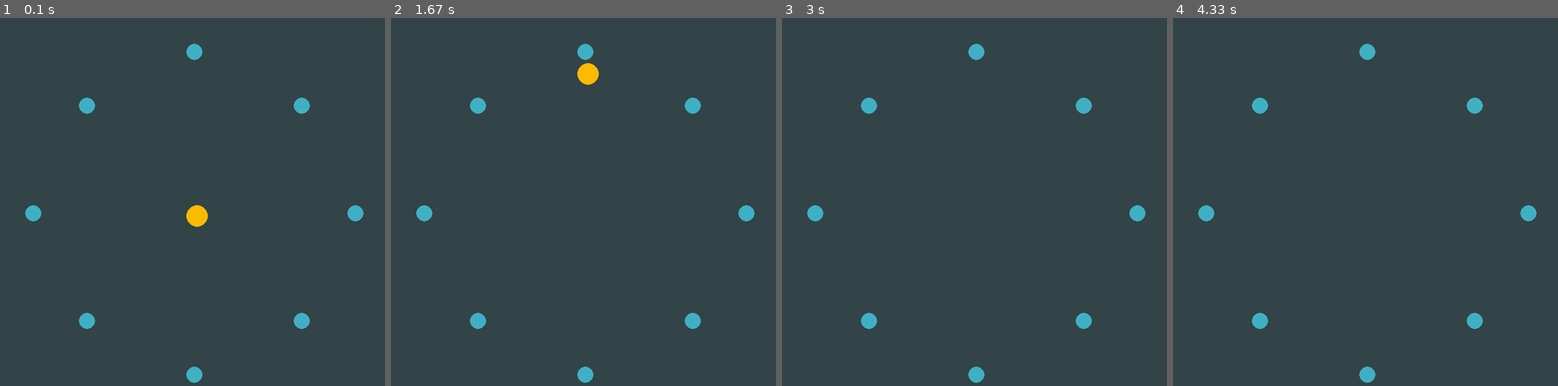
Above: before the commit, frames 1-4 (left to right).
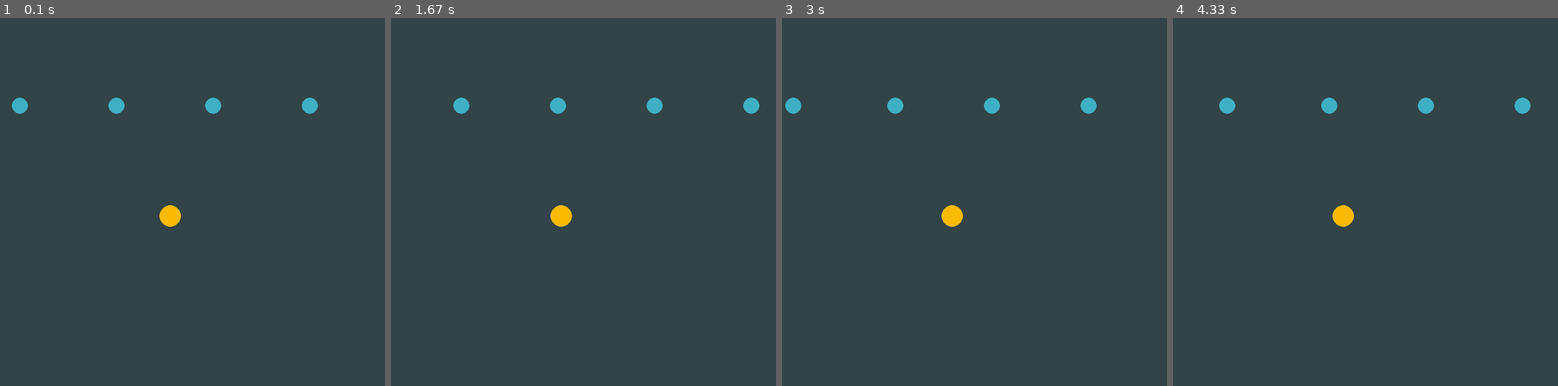
Above: after the commit, the same moments.

Repository: simkasafronova/PygameProject
Game: pygame game, started from main.py
The game is run twice, just before and just after one commit, with the same random seed, the same clock (stepped at 60 frames per second) and the same inputs.
Inputs:
- Up to frame 1 (0.1 s): no input
- Up to frame 2 (1.67 s): tap Space at 0.33 s
- Up to frame 3 (3 s): no input
- Up to frame 4 (4.33 s): no input

The runs differ from the first frame. In frame 1, 2.1% of the frame differs, in the area x 3-95%, y 7-100%; in frame 2, 2.2%, in the area x 6-96%, y 7-100%; in frame 3, 1.8%; in frame 4, 1.9%.

Commit message:
lots of MainBalls can be pushed OtherBalls are flying

Diff:
--- a/main.py
+++ b/main.py
@@ -8,51 +8,82 @@
 
 all_sprites = pygame.sprite.Group()
 other_balls = pygame.sprite.Group()
+main_balls = pygame.sprite.Group()
 
 
 class MainBall(pygame.sprite.Sprite):
-    def __init__(self, radius=20):
+    def __init__(self, main_x, main_y, radius=20):
         super().__init__(all_sprites)
+        self.add(main_balls)
         self.radius = radius
         self.image = pygame.Surface((radius * 2, radius * 2),
                                     pygame.SRCALPHA, 32)
         pygame.draw.circle(self.image, (252, 186, 3), (radius, radius), radius)
-        self.rect = pygame.Rect(350, 350, radius * 2, radius * 2)
+        self.rect = pygame.Rect(main_x, main_y, radius * 2, radius * 2)
+        self.alpha = 0
 
     def update(self, *args):
-        if args[0]:
-            self.rect = self.rect.move(0, -4)
+        state_of_sprites = args[0]
+        sprite_index = args[1]
+        if state_of_sprites[sprite_index]:
+            main_balls.sprites()[sprite_index].rect = main_balls.sprites()[
+                sprite_index].rect.move(0, -6)
 
 
 class OtherBall(pygame.sprite.Sprite):
-    def __init__(self, x, y, radius=15):
-        super().__init__(all_sprites)
+    def __init__(self, x_coord, y_coord, radius=15):
+        super().__init__(other_balls)
+        self.x = x_coord
+        self.y = y_coord
+        self.r = radius
         self.add(other_balls)
         self.image = pygame.Surface((radius * 2, radius * 2), pygame.SRCALPHA,
                                     32)
         pygame.draw.circle(self.image, (63, 176, 196), (radius, radius),
                            radius)
-        self.rect = pygame.Rect(x, y, radius * 2, radius * 2)
+        self.rect = pygame.Rect(self.x, self.y, radius * 2, radius * 2)
         self.alpha = 0
 
     def update(self, *args):
-        pass
+        # круговое движение, работает почему-то только на 1 спрайт
+        # x_hear = round(args[0]) - self.rect.x
+        # y_hear = round(args[1]) - self.rect.y
+        # print(x_hear, y_hear)
+        # self.rect = self.rect.move(x_hear, y_hear)
+        self.rect = self.rect.move(1, 0)
+        if self.rect.x == 720:
+            self.rect.x = -10
 
 
-ball = MainBall()
-OtherBall(50, 350)
-OtherBall(150, 150)
-OtherBall(150, 550)
-OtherBall(350, 50)
-OtherBall(350, 650)
-OtherBall(550, 150)
-OtherBall(550, 550)
-OtherBall(650, 350)
+ball = MainBall(300, 350)
+ball2 = MainBall(300, 350)
+ball3 = MainBall(300, 350)
+# шары, построенные по кругу
+# OtherBall(50, 350)
+# OtherBall(150, 150)
+# OtherBall(150, 550)
+# OtherBall(350, 50)
+# OtherBall(350, 650)
+# OtherBall(550, 150)
+# OtherBall(550, 550)
+# OtherBall(650, 350)
+
+o_b1 = OtherBall(20, 150)
+o_b2 = OtherBall(200, 150)
+o_b3 = OtherBall(380, 150)
+o_b4 = OtherBall(560, 150)
 
 
+# big_radius = 230
+# alpha = 0
+# v = 0.03
+
+
+running_states = [0] * 20
+clock = pygame.time.Clock()
+main_ball_number = -1
+
 running = True
-ball_running = False
-clock = pygame.time.Clock()
 while running:
     screen.fill((50, 68, 71))
     for event in pygame.event.get():
@@ -60,9 +91,15 @@
             running = False
         if event.type == pygame.KEYDOWN:
             if event.key == pygame.K_SPACE:
-                ball_running = True
+                main_ball_number += 1
+                running_states[main_ball_number] = 1
+    # x = center[0] + big_radius * math.cos(alpha)
+    # y = center[1] + big_radius * math.sin(alpha)
     all_sprites.draw(screen)
-    all_sprites.update(ball_running)
+    other_balls.draw(screen)
+    other_balls.update()
+    main_balls.update(running_states, main_ball_number)
     pygame.display.flip()
-    clock.tick(50)
+    clock.tick(60)
+    # alpha -= v
 pygame.quit()
